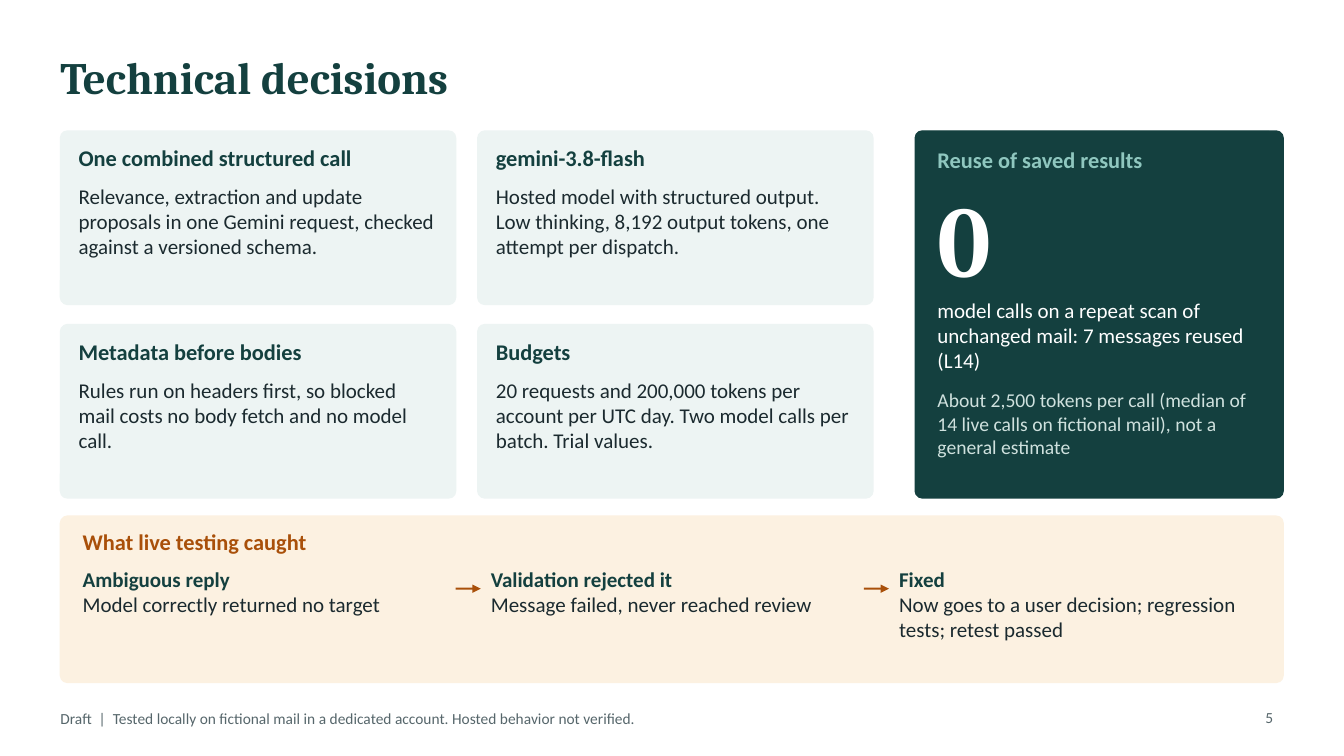
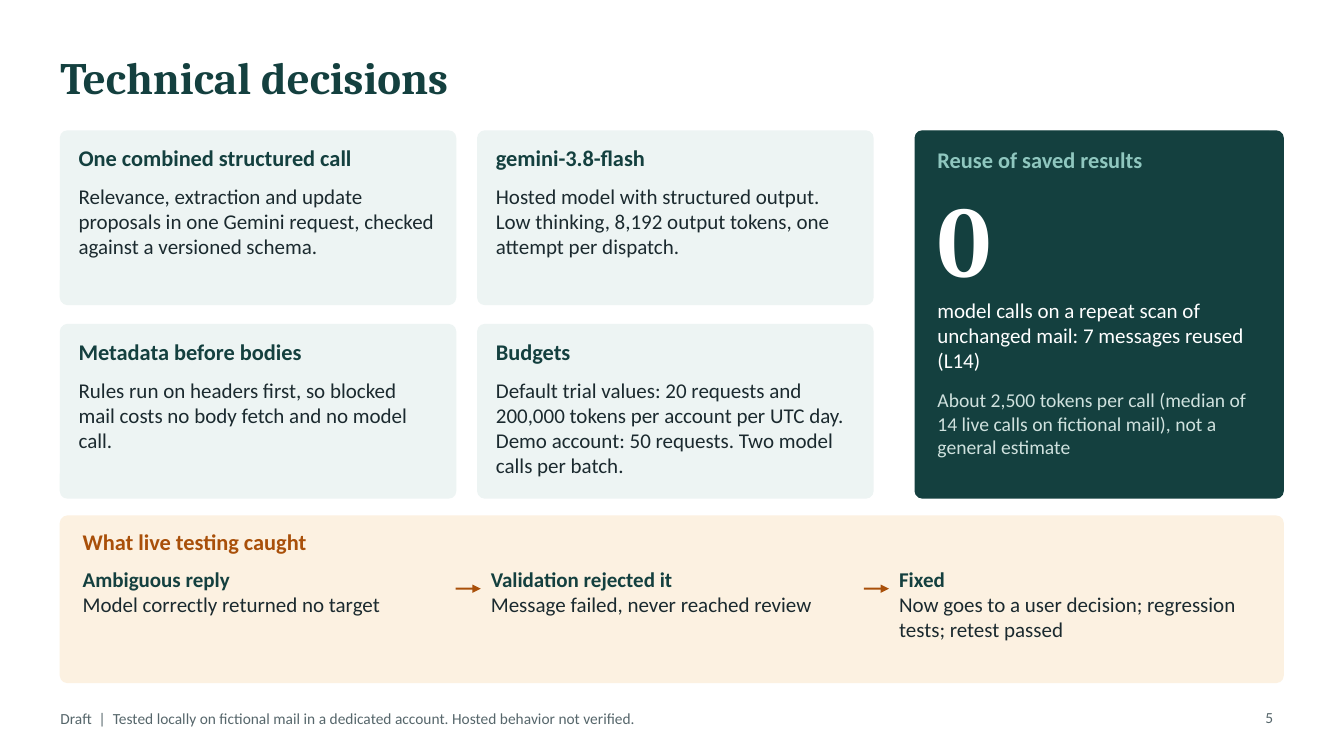
Before and after one commit to saniashah012/InboxToTask, a slide deck: slide 5 of Checkpoint 3/docs/InboxToTask-CP3-presentation-draft.pptx. Drawn at 1344x756 pixels with LibreOffice and Linux fonts; fonts in the diff are those of the drawing. Boxes give left, top, right and bottom in pixels: in the first picture for what was removed or moved away, otherwise in the second. Text is boxed around its words. In the diff, an @@ line names an element or a change of style, - is before the commit and + after.

```diff
--- a/Checkpoint 3/docs/InboxToTask-CP3-presentation-draft.pptx
+++ b/Checkpoint 3/docs/InboxToTask-CP3-presentation-draft.pptx
@@ text at <box>496,383,843,477</box>: text changed @@
-20 requests and 200,000 tokens per account per UTC day. Two model calls per batch. Trial values.
+Default trial values: 20 requests and 200,000 tokens per account per UTC day. Demo account: 50 requests. Two model calls per batch.
```
Also in this commit, not shown: 3 other slides changed, 1 other file.
